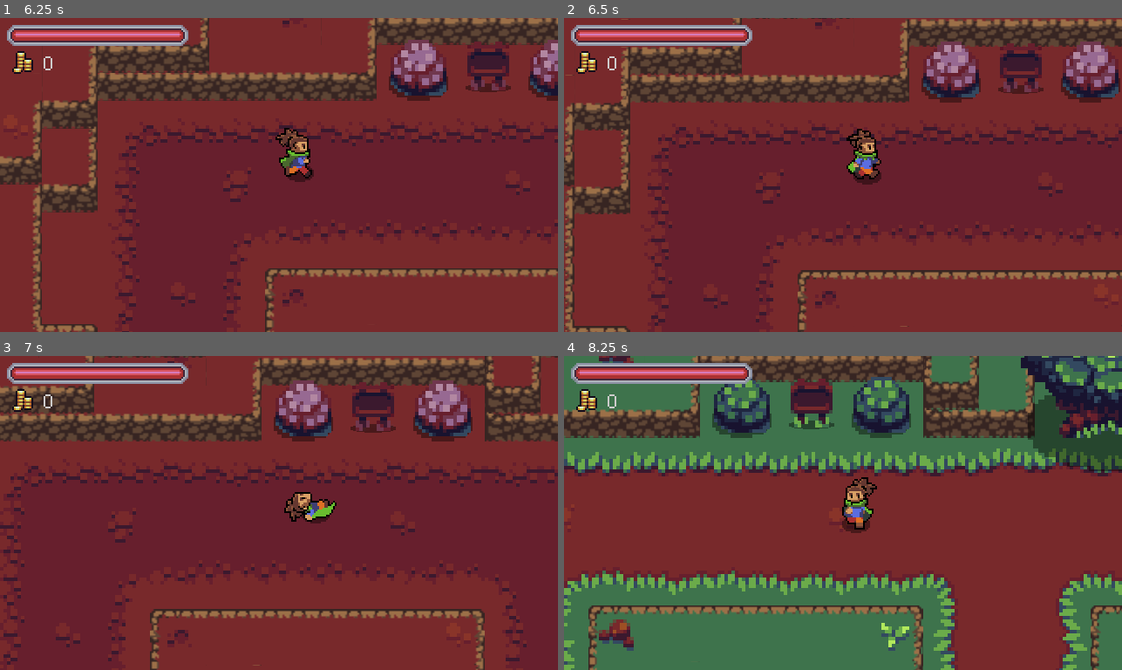
Above: before the commit, frames 1-4 (two rows, left to right).
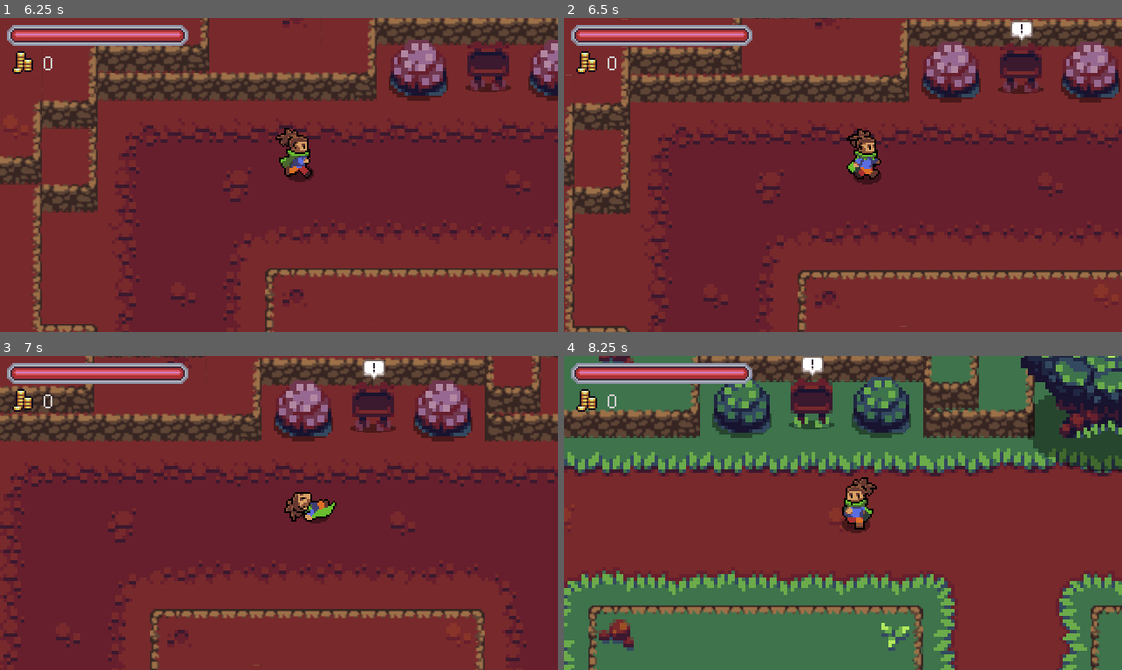
Above: after the commit, the same moments.

Repository: Thomas-Arndt/RPG.1
Game: Godot game, scene res://World/World.tscn
The game is run twice, just before and just after one commit, with the same random seed, the same clock (stepped at 60 frames per second) and the same inputs.
Inputs:
- Up to frame 1 (6.25 s): tap Enter at 0.5 s; hold Up (ui_up) 0.53-2.03 s; tap R (attack) at 0.6, 2.85, 5.1 s; tap T (d_shift) at 1.35, 3.6, 5.85 s; hold Left (ui_left) 2.03-3.53 s; tap E (roll) at 2.1, 4.35 s; hold Down (ui_down) 3.53-4.28 s; hold Right (ui_right) 4.28-5.03 s; hold Up (ui_up) 5.03-5.78 s; hold Right (ui_right) from 5.78 s (still down)
- Up to frame 2 (6.5 s): keep holding Right (ui_right)
- Up to frame 3 (7 s): keep holding Right (ui_right); tap E (roll) at 6.6 s
- Up to frame 4 (8.25 s): tap R (attack) at 7.35 s; release Right (ui_right) at 8.03 s; hold Down (ui_down) from 8.03 s (still down); tap T (d_shift) at 8.1 s

Frame 1 is identical in both runs. In frame 2, 0.2% of the frame differs, in the area x 80-85%, y 0-8%; in frame 3, 0.2%; in frame 4, 0.2%.

Commit message:
Addition of bat death scene

Diff:
--- /dev/null
+++ b/Effects/EnemyEffects/BatDeathEffect.tscn
@@ -0,0 +1,57 @@
+[gd_scene load_steps=14 format=2]
+
+[ext_resource path="res://Effects/EnemyEffects/Effect.gd" type="Script" id=1]
+[ext_resource path="res://Effects/EnemyEffects/EnemyDeathEffect.png" type="Texture" id=2]
+
+[sub_resource type="AtlasTexture" id=1]
+atlas = ExtResource( 2 )
+region = Rect2( 0, 0, 32, 32 )
+
+[sub_resource type="AtlasTexture" id=2]
+atlas = ExtResource( 2 )
+region = Rect2( 32, 0, 32, 32 )
+
+[sub_resource type="AtlasTexture" id=3]
+atlas = ExtResource( 2 )
+region = Rect2( 64, 0, 32, 32 )
+
+[sub_resource type="AtlasTexture" id=4]
+atlas = ExtResource( 2 )
+region = Rect2( 96, 0, 32, 32 )
+
+[sub_resource type="AtlasTexture" id=5]
+atlas = ExtResource( 2 )
+region = Rect2( 128, 0, 32, 32 )
+
+[sub_resource type="AtlasTexture" id=6]
+atlas = ExtResource( 2 )
+region = Rect2( 160, 0, 32, 32 )
+
+[sub_resource type="AtlasTexture" id=7]
+atlas = ExtResource( 2 )
+region = Rect2( 192, 0, 32, 32 )
+
+[sub_resource type="AtlasTexture" id=8]
+atlas = ExtResource( 2 )
+region = Rect2( 224, 0, 32, 32 )
+
+[sub_resource type="AtlasTexture" id=9]
+atlas = ExtResource( 2 )
+region = Rect2( 256, 0, 32, 32 )
+
+[sub_resource type="AtlasTexture" id=10]
+atlas = ExtResource( 2 )
+region = Rect2( 288, 0, 32, 32 )
+
+[sub_resource type="SpriteFrames" id=11]
+animations = [ {
+"frames": [ SubResource( 1 ), SubResource( 2 ), SubResource( 3 ), SubResource( 4 ), SubResource( 5 ), SubResource( 6 ), SubResource( 7 ), SubResource( 8 ), SubResource( 9 ), SubResource( 10 ) ],
+"loop": true,
+"name": "animate",
+"speed": 15.0
+} ]
+
+[node name="BatDeathEffect" type="AnimatedSprite"]
+frames = SubResource( 11 )
+animation = "animate"
+script = ExtResource( 1 )
--- /dev/null
+++ b/Effects/EnemyEffects/Effect.gd
@@ -0,0 +1,9 @@
+extends AnimatedSprite
+
+func _ready():
+	connect("animation_finished", self, "_on_animation_finished")
+	frame = 0
+	play("animate")
+
+func _on_animation_finished():
+	queue_free()
--- a/Enemies/Bat.gd
+++ b/Enemies/Bat.gd
@@ -1,4 +1,6 @@
 extends KinematicBody2D
+
+const DeathEffect = preload("res://Effects/EnemyEffects/BatDeathEffect.tscn")
 
 export var ACCELERATION = 200
 export var MAX_SPEED = 50
@@ -81,6 +83,9 @@
 
 func _on_Stats_no_health():
 	queue_free()
+	var death_effect = DeathEffect.instance()
+	get_parent().add_child(death_effect)
+	death_effect.global_position = Vector2(global_position.x, global_position.y-12)
 
 
 func _on_HurtBox_invincible_end():
--- a/Enemies/Bat.tscn
+++ b/Enemies/Bat.tscn
@@ -10,7 +10,8 @@
 [ext_resource path="res://Utils/Overlap/SoftCollision.tscn" type="PackedScene" id=8]
 [ext_resource path="res://Utils/Controllers/WanderController.tscn" type="PackedScene" id=9]
 
-[sub_resource type="Shader" id=12]
+[sub_resource type="Shader" id=17]
+resource_local_to_scene = true
 code = "shader_type canvas_item;
 
 uniform bool active = false;
@@ -26,8 +27,9 @@
 	}"
 
 [sub_resource type="ShaderMaterial" id=13]
-shader = SubResource( 12 )
-shader_param/active = true
+resource_local_to_scene = true
+shader = SubResource( 17 )
+shader_param/active = false
 
 [sub_resource type="AtlasTexture" id=1]
 atlas = ExtResource( 3 )
--- a/World/Objects/BulletinBoard.tscn
+++ b/World/Objects/BulletinBoard.tscn
@@ -16,7 +16,7 @@
 radius = 2.0
 
 [sub_resource type="CircleShape2D" id=3]
-radius = 48.0
+radius = 106.005
 
 [node name="BulletinBoard" instance=ExtResource( 2 )]
 script = ExtResource( 6 )
--- a/World/World.tscn
+++ b/World/World.tscn
@@ -1200,7 +1200,13 @@
 position = Vector2( -432, 720 )
 
 [node name="Bat" parent="YSort/MobileEnemies" instance=ExtResource( 19 )]
-position = Vector2( -440, 248 )
+position = Vector2( -464, 200 )
+
+[node name="Bat2" parent="YSort/MobileEnemies" instance=ExtResource( 19 )]
+position = Vector2( -384, 240 )
+
+[node name="Bat3" parent="YSort/MobileEnemies" instance=ExtResource( 19 )]
+position = Vector2( -464, 304 )
 
 [node name="Signs" type="YSort" parent="YSort"]
 
Binary file added: Effects/EnemyEffects/EnemyDeathEffect.png
Not shown, added: Effects/EnemyEffects/EnemyDeathEffect.png.import
Not shown, changed: .DS_Store
Not shown, added: Effects/.DS_Store
